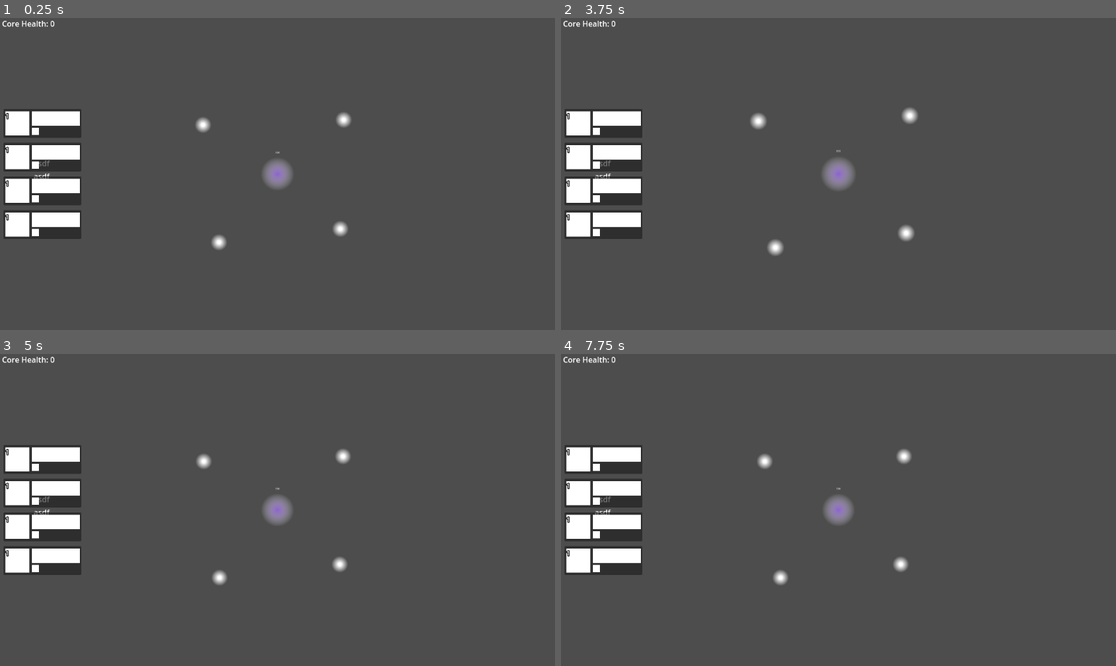
Above: before the commit, frames 1-4 (two rows, left to right).
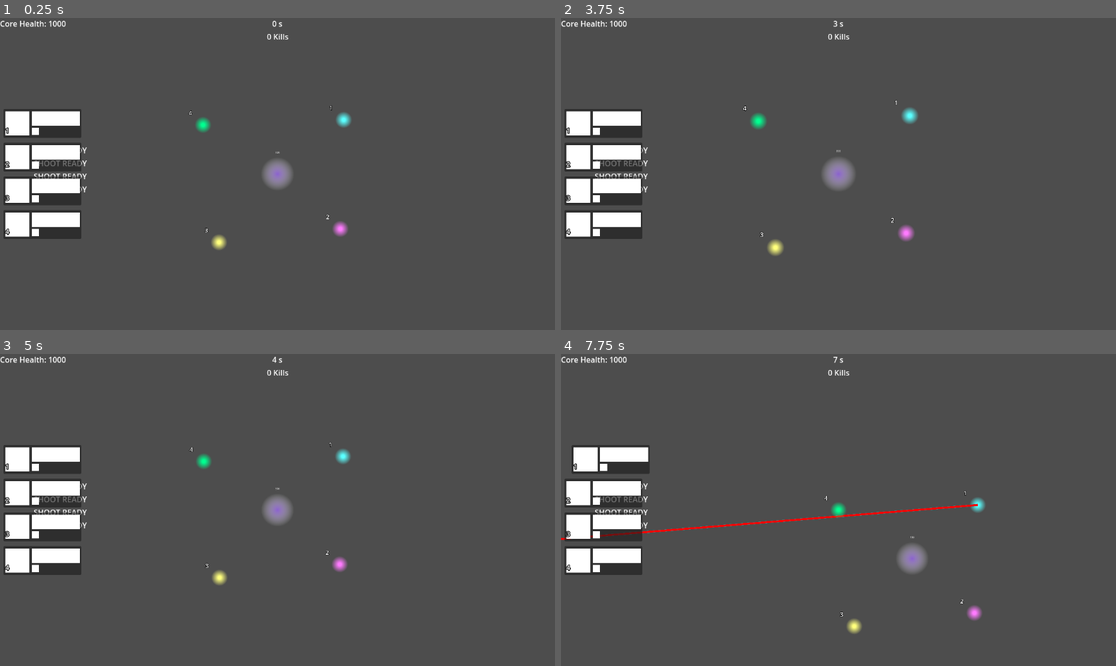
Above: after the commit, the same moments.

Repository: dwlee0802/ProbabilityShooter
Game: Godot game, scene res://Scenes/game.tscn
Same seed, same stepped clock (60 frames per second), same inputs: the game is played once before the commit and once after it.
Inputs (mouse positions are in pixels of both pictures, inside the frame that each line leads up to):
- Up to frame 1 (0.25 s): no input
- Up to frame 2 (3.75 s): tap Enter at 0.5, 2, 3.5 s; move the mouse to (960, 158) at 0.52 s; hold D (select_right) 0.53-1.28 s; hold Space (center_camera) 0.53-1.28 s; click (960, 158) at 0.6 s; move the mouse to (727, 189) at 1.27 s; hold S (select_down) 1.28-2.03 s; tap Space (center_camera) at 1.35 s; click (727, 189) at 1.55 s; move the mouse to (894, 105) at 2.02 s; hold D (select_right) 2.03-2.78 s; hold Space (center_camera) 2.03-2.78 s; click (894, 105) at 2.1 s; move the mouse to (810, 236) at 2.77 s; hold W (select_up) 2.78-3.53 s; tap Middle mouse button (camera_pan) at 2.85 s; click (810, 236) at 3.05 s; move the mouse to (1005, 220) at 3.52 s; hold A (select_left) from 3.53 s (still down); hold Space (center_camera) from 3.53 s (still down); tap Mouse wheel up (camera_zoom_in) at 3.6 s
- Up to frame 3 (5 s): keep holding A (select_left); move the mouse to (111, 463) at 4.27 s; release Space (center_camera) at 4.28 s; tap Mouse wheel down (camera_zoom_out) at 4.35 s; click (111, 463) at 4.55 s
- Up to frame 4 (7.75 s): move the mouse to (866, 510) at 5.02 s; release A (select_left) at 5.03 s; hold S (select_down) 5.03-5.78 s; hold Space (center_camera) 5.03-5.78 s; move the mouse to (755, 432) at 5.77 s; hold D (select_right) 5.78-6.53 s; right-click (755, 432) at 5.85 s; click (755, 432) at 6.05 s; move the mouse to (960, 494) at 6.52 s; hold W (select_up) 6.53-7.28 s; hold Space (center_camera) 6.53-7.28 s; tap 4 (select_unit_four) at 6.6 s; move the mouse to (727, 525) at 7.27 s; hold D (select_right) from 7.28 s (still down); tap 1 (select_unit_one) at 7.35 s; click (727, 525) at 7.55 s

The runs differ from the first frame. In frame 1, 0.9% of the frame differs, in the area x 0-64%, y 0-75%; in frame 2, 1.0%; in frame 3, 0.9%; in frame 4, 2.7%, in the area x 0-77%, y 0-90%.
Error before the commit: Parse Error: Preload file "res://Scenes/enemy_unit.tscn" does not exist. (res://Scenes/game.gd:6)

Commit message:
Game state labels.

Diff:
--- a/Scenes/Interface/input_manager.gd
+++ b/Scenes/Interface/input_manager.gd
@@ -3,13 +3,15 @@
 
 var game
 
-@onready
-var camera: CameraControl = $Camera2D
+static var camera: CameraControl
 
 static var selected_unit: PlayerUnit = null
 
 var slice_angle_size: float = PI/2
 
+
+func _ready():
+	InputManager.camera = $Camera2D
 
 func _physics_process(_delta):
 	var unit_index: int = 0
@@ -56,13 +58,13 @@
 	# find unit that is closest within slice
 	if spacial_selection:
 		# find unit closest among units that are inside slice
-		if selected_unit:
+		if InputManager.selected_unit:
 			var min_value: float = INF
 			var new_selected: PlayerUnit
 			for unit: PlayerUnit in game.units:
-				var new_dist: float = selected_unit.position.distance_to(unit.position)
-				if selected_unit != unit:
-					if in_slice.call(selected_unit.position, unit.position, slice_range) and min_value > new_dist:
+				var new_dist: float = InputManager.selected_unit.position.distance_to(unit.position)
+				if InputManager.selected_unit != unit:
+					if in_slice.call(InputManager.selected_unit.position, unit.position, slice_range) and min_value > new_dist:
 						min_value = new_dist
 						new_selected = unit
 
@@ -70,17 +72,17 @@
 				_select_unit(new_selected)
 
 	if Input.is_action_pressed("center_camera"):
-		if selected_unit:
-			camera.center_camera_on(selected_unit.position)
+		if InputManager.selected_unit:
+			camera.center_camera_on(InputManager.selected_unit.position)
 
 static func IsSelected(unit: PlayerUnit) -> bool:
 	return selected_unit == unit
 
 func _select_unit(unit: PlayerUnit) -> void:
-	if selected_unit != null:
-		selected_unit.deselected.emit()
+	if InputManager.selected_unit != null:
+		InputManager.selected_unit.deselected.emit()
 
-	selected_unit = unit
+	InputManager.selected_unit = unit
 
 	if unit != null:
 		unit.was_selected.emit()
--- a/Scenes/Interface/unit_portrait.tscn
+++ b/Scenes/Interface/unit_portrait.tscn
@@ -2,6 +2,21 @@
 
 [ext_resource type="Script" path="res://Scenes/Interface/unit_portrait.gd" id="1_5p2e6"]
 [ext_resource type="Texture2D" uid="uid://cii37ffppbca" path="res://Art/32x32_white_square.png" id="1_yonm2"]
+
+[sub_resource type="Animation" id="Animation_ei3io"]
+length = 0.001
+tracks/0/type = "value"
+tracks/0/imported = false
+tracks/0/enabled = true
+tracks/0/path = NodePath(".:custom_minimum_size")
+tracks/0/interp = 1
+tracks/0/loop_wrap = true
+tracks/0/keys = {
+"times": PackedFloat32Array(0),
+"transitions": PackedFloat32Array(1),
+"update": 0,
+"values": [Vector2(165, 50)]
+}
 
 [sub_resource type="Animation" id="Animation_m4y84"]
 resource_name = "portrait_select"
@@ -16,21 +31,6 @@
 "transitions": PackedFloat32Array(1, 1),
 "update": 0,
 "values": [Vector2(165, 50), Vector2(180, 50)]
-}
-
-[sub_resource type="Animation" id="Animation_ei3io"]
-length = 0.001
-tracks/0/type = "value"
-tracks/0/imported = false
-tracks/0/enabled = true
-tracks/0/path = NodePath(".:custom_minimum_size")
-tracks/0/interp = 1
-tracks/0/loop_wrap = true
-tracks/0/keys = {
-"times": PackedFloat32Array(0),
-"transitions": PackedFloat32Array(1),
-"update": 0,
-"values": [Vector2(165, 50)]
 }
 
 [sub_resource type="AnimationLibrary" id="AnimationLibrary_0hqsc"]
@@ -115,6 +115,7 @@
 theme_override_constants/outline_size = 6
 theme_override_font_sizes/font_size = 14
 text = "1"
+vertical_alignment = 2
 
 [node name="WeaponImage" type="TextureRect" parent="PanelContainer"]
 custom_minimum_size = Vector2(100, 30)
--- a/Scenes/Interface/user_interface.gd
+++ b/Scenes/Interface/user_interface.gd
@@ -11,6 +11,15 @@
 var core_health_label: Label = $CoreHealthLabel
 @onready
 var unit_portraits: VBoxContainer = $UnitPortraits
+@onready
+var unit_shortcut_labels: Control = $UnitShortcutLabels
+
+## game state
+@onready
+var game_time_label: Label = $GameState/GameTimeLabel
+@onready
+var kill_count_label: Label = $GameState/KillsLabel
+
 
 func _ready():
 	reload_labels = $ReloadState.get_children()
@@ -31,3 +40,7 @@
 		var portrait: UnitPortrait = unit_portraits.get_child(i)
 		portrait.set_shortcut_label(i + 1)
 		portrait.set_unit(units[i])
+
+func update_unit_shortcut_labels(_camera_pos: Vector2, units) -> void:
+	for i in range(units.size()):
+		units[i].set_shortcut_label(i + 1)
--- a/Scenes/Interface/user_interface.tscn
+++ b/Scenes/Interface/user_interface.tscn
@@ -82,3 +82,95 @@
 
 [node name="UnitPortrait4" parent="UnitPortraits" instance=ExtResource("2_mqlrt")]
 layout_mode = 2
+
+[node name="UnitShortcutLabels" type="Control" parent="."]
+layout_mode = 3
+anchors_preset = 15
+anchor_right = 1.0
+anchor_bottom = 1.0
+grow_horizontal = 2
+grow_vertical = 2
+mouse_filter = 2
+
+[node name="ShortcutLabel" type="Label" parent="UnitShortcutLabels"]
+visible = false
+layout_mode = 1
+anchors_preset = -1
+anchor_left = 0.5
+anchor_top = 0.5
+anchor_right = 0.5
+anchor_bottom = 0.5
+offset_left = -20.0
+offset_top = -11.5
+offset_right = 20.0
+offset_bottom = 11.5
+grow_horizontal = 2
+grow_vertical = 2
+text = "1"
+
+[node name="ShortcutLabel2" type="Label" parent="UnitShortcutLabels"]
+visible = false
+layout_mode = 1
+anchors_preset = 8
+anchor_left = 0.5
+anchor_top = 0.5
+anchor_right = 0.5
+anchor_bottom = 0.5
+offset_left = -20.0
+offset_top = -11.5
+offset_right = 20.0
+offset_bottom = 11.5
+grow_horizontal = 2
+grow_vertical = 2
+text = "2"
+
+[node name="ShortcutLabel3" type="Label" parent="UnitShortcutLabels"]
+visible = false
+layout_mode = 1
+anchors_preset = 8
+anchor_left = 0.5
+anchor_top = 0.5
+anchor_right = 0.5
+anchor_bottom = 0.5
+offset_left = -20.0
+offset_top = -11.5
+offset_right = 20.0
+offset_bottom = 11.5
+grow_horizontal = 2
+grow_vertical = 2
+text = "3"
+
+[node name="ShortcutLabel4" type="Label" parent="UnitShortcutLabels"]
+visible = false
+layout_mode = 1
+anchors_preset = 8
+anchor_left = 0.5
+anchor_top = 0.5
+anchor_right = 0.5
+anchor_bottom = 0.5
+offset_left = -20.0
+offset_top = -11.5
+offset_right = 20.0
+offset_bottom = 11.5
+grow_horizontal = 2
+grow_vertical = 2
+text = "4"
+
+[node name="GameState" type="VBoxContainer" parent="."]
+anchors_preset = 5
+anchor_left = 0.5
+anchor_right = 0.5
+offset_left = -79.5
+offset_right = 79.5
+offset_bottom = 50.0
+grow_horizontal = 2
+
+[node name="GameTimeLabel" type="Label" parent="GameState"]
+layout_mode = 2
+text = "00:00"
+horizontal_alignment = 1
+
+[node name="KillsLabel" type="Label" parent="GameState"]
+layout_mode = 2
+text = "0 Kills"
+horizontal_alignment = 1
--- a/Scenes/Units/enemy_unit.gd
+++ b/Scenes/Units/enemy_unit.gd
@@ -16,7 +16,9 @@
 @onready
 var sprite: Sprite2D = $Sprite2D/Sprite2D
 
-var death_effect = preload("res://Scenes/death_effect.tscn")
+var death_effect = preload("res://Scenes/Units/death_effect.tscn")
+
+signal on_death
 
 
 func on_spawn(speed: float, health: int) -> void:
@@ -37,6 +39,7 @@
 		new_effect.global_position = global_position
 		get_tree().root.add_child(new_effect)
 		get_parent().remove_child(self)
+		on_death.emit()
 		queue_free()
 	$Sprite2D/AnimationPlayer.play("hit_animation")
 
--- a/Scenes/Units/enemy_unit.tscn
+++ b/Scenes/Units/enemy_unit.tscn
@@ -1,8 +1,23 @@
 [gd_scene load_steps=8 format=3 uid="uid://bml325a55htb3"]
 
-[ext_resource type="Script" path="res://Scenes/Units/enemy_unit.gd" id="1_wmq3m"]
-[ext_resource type="Texture2D" uid="uid://bunsnh361sj31" path="res://Art/slime_body.png" id="2_boqnw"]
-[ext_resource type="Texture2D" uid="uid://rqsc5uda8y7f" path="res://Art/slime_eye.png" id="3_0onek"]
+[ext_resource type="Script" path="res://Scenes/Units/enemy_unit.gd" id="1_gjxg1"]
+[ext_resource type="Texture2D" uid="uid://bunsnh361sj31" path="res://Art/slime_body.png" id="2_ao2hf"]
+[ext_resource type="Texture2D" uid="uid://rqsc5uda8y7f" path="res://Art/slime_eye.png" id="3_146dn"]
+
+[sub_resource type="Animation" id="Animation_eonp3"]
+length = 0.001
+tracks/0/type = "value"
+tracks/0/imported = false
+tracks/0/enabled = true
+tracks/0/path = NodePath(".:self_modulate")
+tracks/0/interp = 1
+tracks/0/loop_wrap = true
+tracks/0/keys = {
+"times": PackedFloat32Array(0),
+"transitions": PackedFloat32Array(1),
+"update": 0,
+"values": [Color(0.658824, 0, 0, 1)]
+}
 
 [sub_resource type="Animation" id="Animation_mtwn4"]
 resource_name = "hit_animation"
@@ -19,21 +34,6 @@
 "values": [Color(1, 1, 1, 1), Color(0.658824, 0, 0, 1)]
 }
 
-[sub_resource type="Animation" id="Animation_eonp3"]
-length = 0.001
-tracks/0/type = "value"
-tracks/0/imported = false
-tracks/0/enabled = true
-tracks/0/path = NodePath(".:self_modulate")
-tracks/0/interp = 1
-tracks/0/loop_wrap = true
-tracks/0/keys = {
-"times": PackedFloat32Array(0),
-"transitions": PackedFloat32Array(1),
-"update": 0,
-"values": [Color(0.658824, 0, 0, 1)]
-}
-
 [sub_resource type="AnimationLibrary" id="AnimationLibrary_m6kw4"]
 _data = {
 "RESET": SubResource("Animation_eonp3"),
@@ -44,18 +44,19 @@
 radius = 64.0
 
 [node name="EnemyUnit" type="RigidBody2D"]
+mass = 0.5
 gravity_scale = 0.0
 lock_rotation = true
-script = ExtResource("1_wmq3m")
+script = ExtResource("1_gjxg1")
 
 [node name="Sprite2D" type="Sprite2D" parent="."]
 self_modulate = Color(0.658824, 0, 0, 1)
 position = Vector2(0.999998, -1.5)
 scale = Vector2(2.44, 2.42)
-texture = ExtResource("2_boqnw")
+texture = ExtResource("2_ao2hf")
 
 [node name="Sprite2D" type="Sprite2D" parent="Sprite2D"]
-texture = ExtResource("3_0onek")
+texture = ExtResource("3_146dn")
 
 [node name="AnimationPlayer" type="AnimationPlayer" parent="Sprite2D"]
 libraries = {
--- a/Scenes/Units/player_unit.gd
+++ b/Scenes/Units/player_unit.gd
@@ -1,7 +1,7 @@
 extends Unit
 class_name PlayerUnit
 
-static var bullet_scene = preload("res://Scenes/projectile.tscn")
+static var bullet_scene = preload("res://Scenes/Units/projectile.tscn")
 
 @onready
 var state_label: Label = $StateLabel
@@ -50,6 +50,9 @@
 	state_machine.init(self)
 	$Sprite2D.self_modulate = temp_color
 
+func set_shortcut_label(num: int) -> void:
+	$ShortcutLabel.text = str(num)
+
 func _unhandled_input(event: InputEvent) -> void:
 	if !InputManager.IsSelected(self):
 		return
--- a/Scenes/Units/player_unit.tscn
+++ b/Scenes/Units/player_unit.tscn
@@ -130,3 +130,13 @@
 one_shot = true
 script = ExtResource("8_ikoyw")
 action_number = 1
+
+[node name="ShortcutLabel" type="Label" parent="."]
+offset_left = -99.0
+offset_top = -111.0
+offset_right = -59.0
+offset_bottom = -56.0
+theme_override_colors/font_outline_color = Color(0, 0, 0, 1)
+theme_override_constants/outline_size = 10
+theme_override_font_sizes/font_size = 40
+text = "1"
--- a/Scenes/game.gd
+++ b/Scenes/game.gd
@@ -3,7 +3,7 @@
 @onready
 var user_interface: UserInterface = $UserInterface
 
-var enemy_scene = preload("res://Scenes/enemy_unit.tscn")
+var enemy_scene = preload("res://Scenes/Units/enemy_unit.tscn")
 
 @onready var core: Core = $Core
 @export var core_health: int = 1000
@@ -27,6 +27,7 @@
 ## node to hold enemy units
 @onready
 var enemies: Node2D = $Enemies
+var kill_count: int = 0
 
 @export_category("Debugging")
 @export
@@ -47,6 +48,7 @@
 	spawn_timer.start(time_between_waves)
 
 	user_interface.update_unit_portraits(units)
+	user_interface.update_unit_shortcut_labels(InputManager.camera.get_screen_center_position(), units)
 	user_interface.restart_button.pressed.connect(start)
 
 
@@ -58,6 +60,12 @@
 	user_interface.core_health_label.text = "Core Health: " + str(core.health_points)
 
 	time_since_start += _delta
+	user_interface.game_time_label.text = str(int(time_since_start)) + " s"
+	user_interface.kill_count_label.text = str(int(kill_count)) + " Kills"
+
+func enemy_killed()-> void:
+	kill_count += 1
+	user_interface.kill_count_label.text = str(int(kill_count)) + " Kills"
 
 func spawn_wave() -> void:
 	for i in range(wave_unit_count):
@@ -69,6 +77,7 @@
 	newEnemy.on_spawn(randi_range(100 + time, 300 + time), randi_range(50 + time, 150 + time))
 	enemies.add_child(newEnemy)
 	newEnemy.position = Vector2.RIGHT.rotated(randf_range(0, TAU)) * spawn_radius
+	newEnemy.on_death.connect(enemy_killed)
 
 func game_over() -> void:
 	if no_game_over:
@@ -84,9 +93,11 @@
 	add_child(enemies)
 	user_interface.game_over_ui.visible = true
 
+
 func start() -> void:
 	print("***START GAME***")
 	spawn_timer.start(time_between_waves)
 	core.health_points = core_health
 	user_interface.game_over_ui.visible = false
 	time_since_start = 0
+	kill_count = 0
--- a/Scenes/game.tscn
+++ b/Scenes/game.tscn
@@ -12,7 +12,6 @@
 wave_unit_count = 5
 time_between_waves = 10.0
 spawn_radius = 6000
-no_game_over = true
 
 [node name="SpawnTimer" type="Timer" parent="."]
 process_callback = 0
@@ -31,18 +30,22 @@
 
 [node name="PlayerUnit" parent="PlayerUnits" instance=ExtResource("2_jg501")]
 position = Vector2(458, -375)
+movement_speed = 500.0
 temp_color = Color(0.356863, 1, 1, 1)
 
 [node name="PlayerUnit2" parent="PlayerUnits" instance=ExtResource("2_jg501")]
 position = Vector2(435, 380)
+movement_speed = 500.0
 temp_color = Color(1, 0.482353, 1, 1)
 
 [node name="PlayerUnit3" parent="PlayerUnits" instance=ExtResource("2_jg501")]
 position = Vector2(-405, 473)
+movement_speed = 500.0
 temp_color = Color(1, 1, 0.490196, 1)
 
 [node name="PlayerUnit4" parent="PlayerUnits" instance=ExtResource("2_jg501")]
 position = Vector2(-515, -340)
+movement_speed = 500.0
 temp_color = Color(0, 1, 0.564706, 1)
 
 [node name="Enemies" type="Node2D" parent="."]
